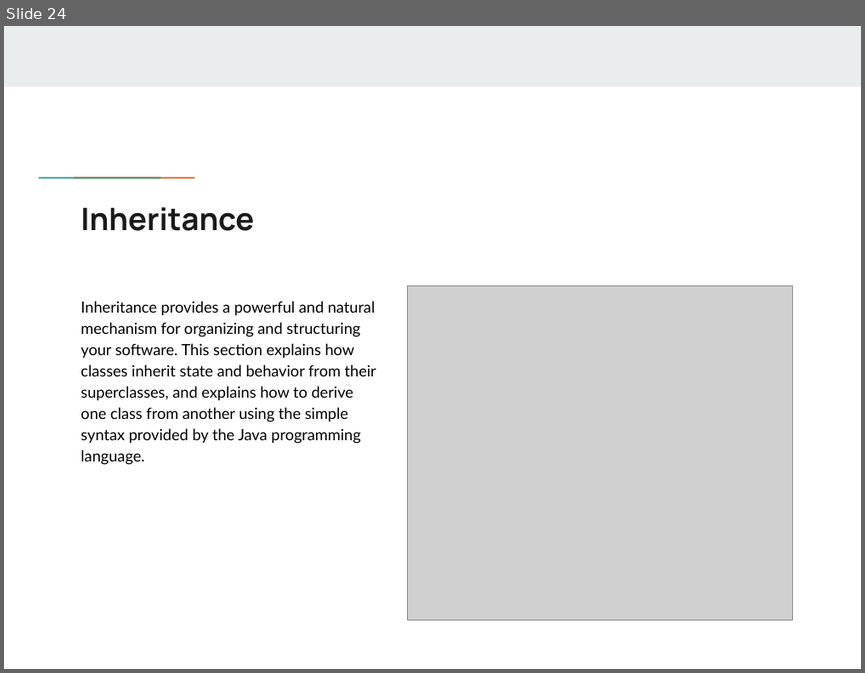
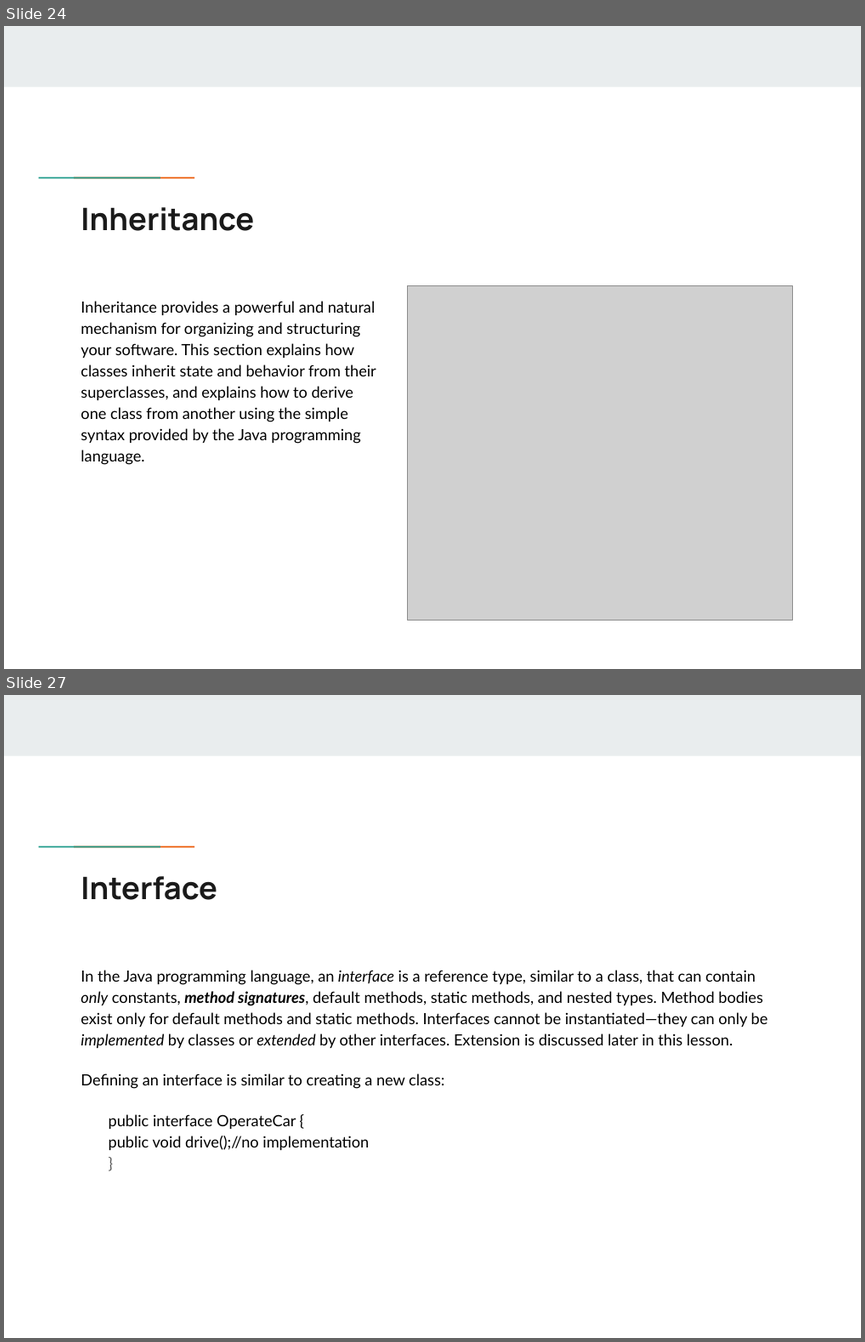
Before and after one commit to flyworker/java-workshop, a slide deck: JavaSE.pptx. Shown one above the other, each under a label of ours: slide 24 before the commit, slides 24 and 27 after it; the slides between them are not shown. The pictures are 865x673 and 865x1342 pixels, drawn with LibreOffice and Linux fonts; fonts in the diff are those of the drawing; grey boxes stand for pictures; background and template pictures are left out. Boxes give left, top, right and bottom in pixels: in the first picture for what was removed or moved away, otherwise in the second. Text is boxed around its words. In the diff, an @@ line names an element or a change of style, - is before the commit and + after.

```diff
--- a/JavaSE.pptx
+++ b/JavaSE.pptx
@@ slide 27 added at (x1=4, y1=695, x2=861, y2=1338), background #FFFFFF; not listed: 3 template elements that a slide beside it also shows @@
@@ title added at (x1=80, y1=876, x2=217, y2=900), 26 pt, text #1A1A1A, bold @@
+Interface
@@ text added at (x1=80, y1=970, x2=768, y2=1150), 13 pt, text #000000 @@
+In the Java programming language, an interface is a reference type, similar to a class, that can contain only constants, method signatures, default methods, static methods, and nested types. Method bodies exist only for default methods and static methods. Interfaces cannot be instantiated—they can only be implemented by classes or extended by other interfaces. Extension is discussed later in this lesson.
+Defining an interface is similar to creating a new class:
+public interface OperateCar {
+public void drive();//no implementation
+}
```
Also in this commit, not shown: 1 slide changed, 23 other slides added, 1 slide removed.
